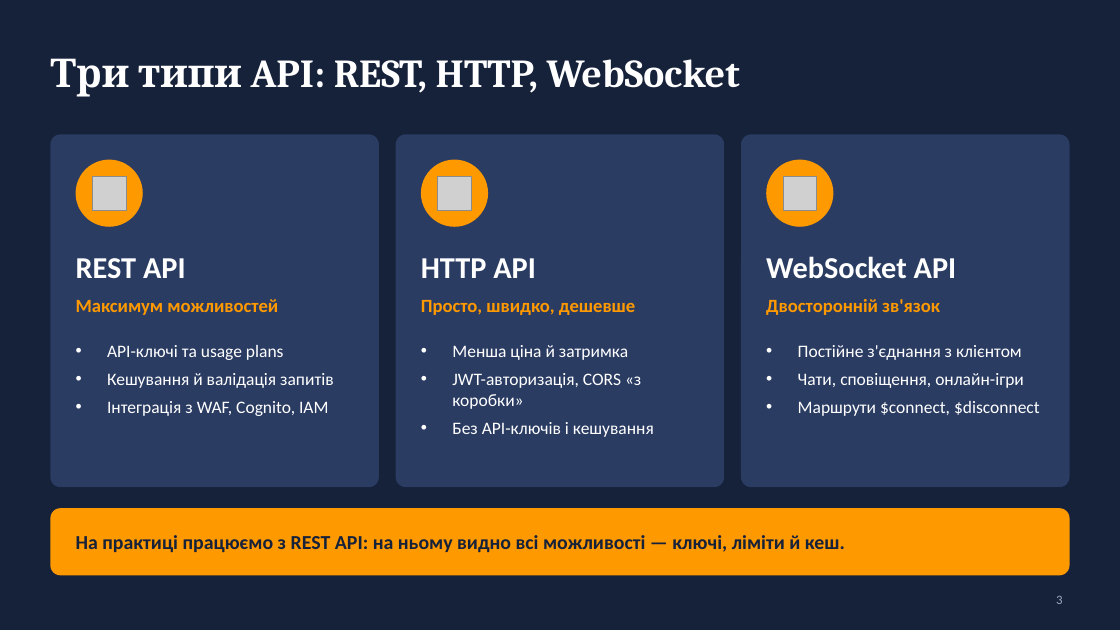
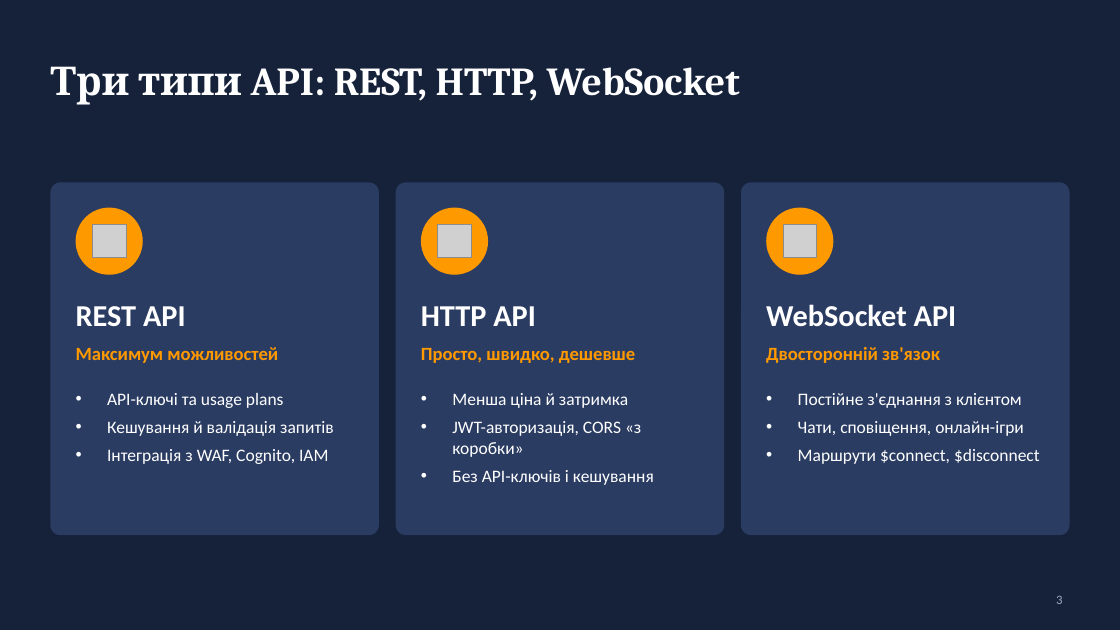
Before and after one commit to dmitriy-shtefan/aws-course-2026, a slide deck: slide 3 of заняття_9/API_Gateway_serverless.pptx. Drawn at 1120x630 pixels with LibreOffice and Linux fonts; fonts in the diff are those of the drawing; grey boxes stand for pictures. Boxes give left, top, right and bottom in pixels: in the first picture for what was removed or moved away, otherwise in the second. Text is boxed around its words. In the diff, an @@ line names an element or a change of style, - is before the commit and + after.

```diff
--- a/заняття_9/API_Gateway_serverless.pptx
+++ b/заняття_9/API_Gateway_serverless.pptx
@@ title "Три типи API: REST, HTTP, ..." moved from (x1=50, y1=58, x2=740, y2=97) to (x1=50, y1=66, x2=740, y2=105) @@
@@ 9 texts, 3 pictures, 3 rounded rectangles, 3 ellipses moved together from (x1=50, y1=134, x2=1070, y2=487) to (x1=50, y1=182, x2=1070, y2=535) @@
@@ rounded rectangle removed at (x1=50, y1=508, x2=1070, y2=576) @@
@@ text removed at (x1=76, y1=535, x2=845, y2=553) @@
-На практиці працюємо з REST API: на ньому видно всі можливості — ключі, ліміти й кеш.
```
Also in this commit, not shown: 2 other slides changed, 4 other files.
